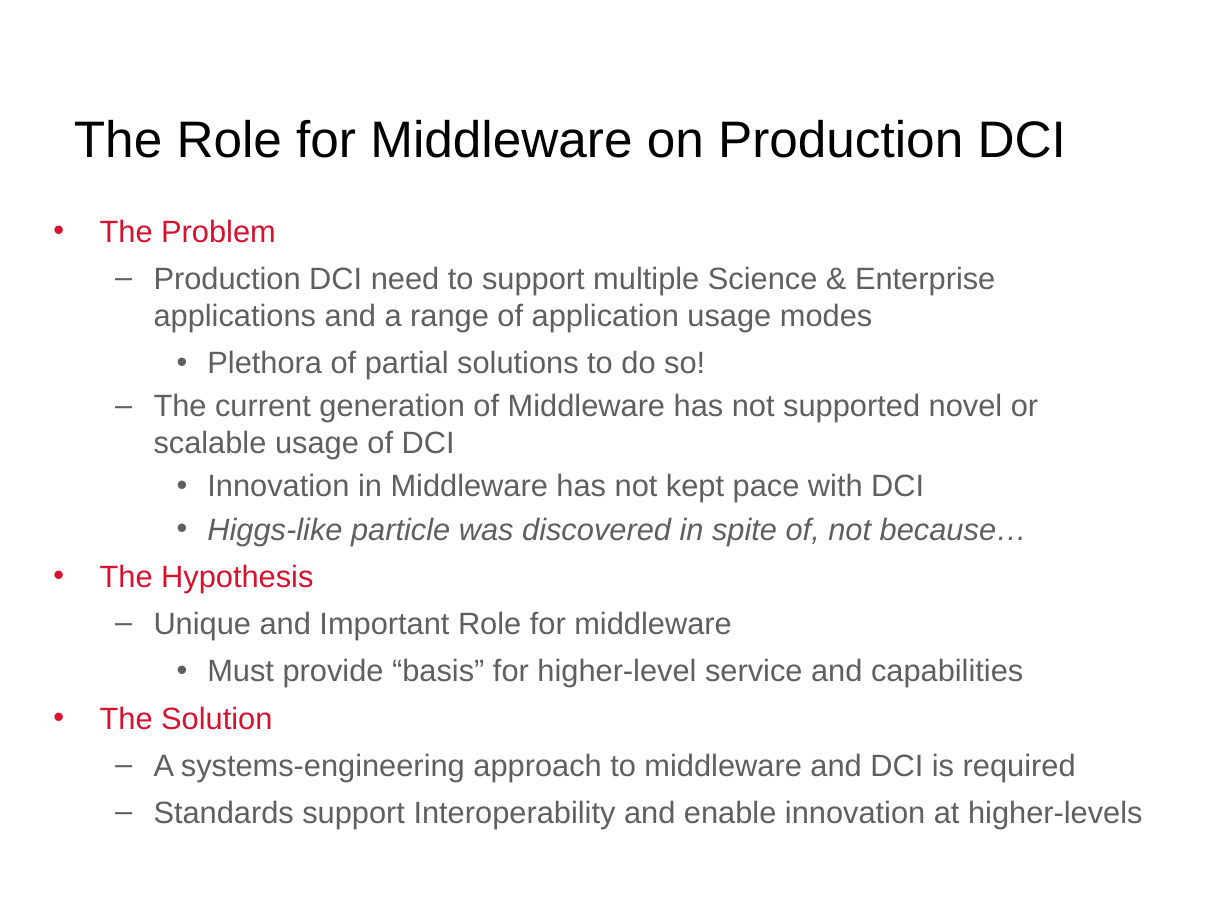
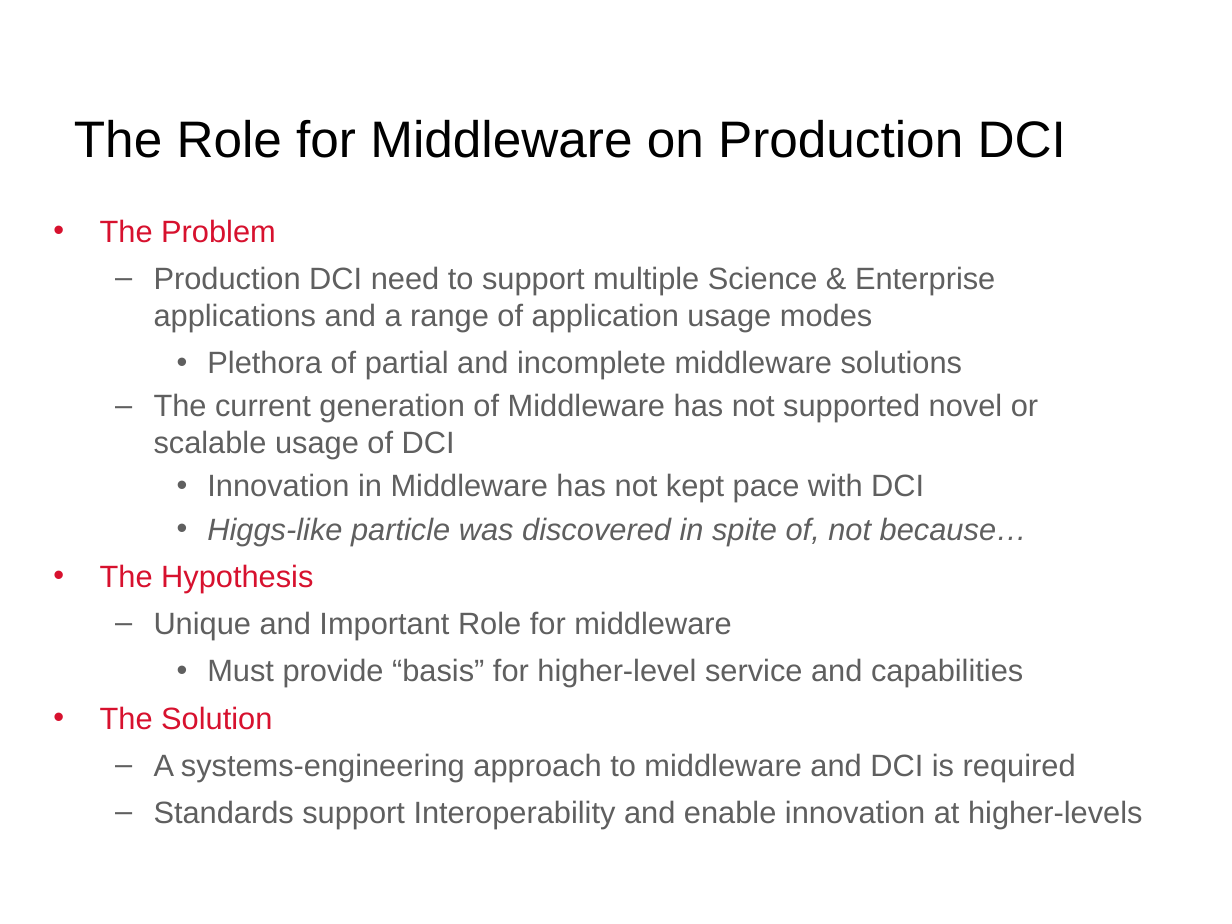
Before and after one commit to saga-project/presentations, a slide deck: slide 2 of radical-media.v0.1.pptx. Drawn at 1232x924 pixels with LibreOffice and Linux fonts; fonts in the diff are those of the drawing; background and template pictures are left out. Boxes give left, top, right and bottom in pixels: in the first picture for what was removed or moved away, otherwise in the second. Text is boxed around its words. In the diff, an @@ line names an element or a change of style, - is before the commit and + after.

```diff
--- a/radical-media.v0.1.pptx
+++ b/radical-media.v0.1.pptx
@@ text at bbox=[207, 350, 963, 379]: text changed @@
-    • Plethora of partial solutions to do so!
+    • Plethora of partial and incomplete middleware solutions
```
Also in this commit, not shown: 1 other slide changed.
